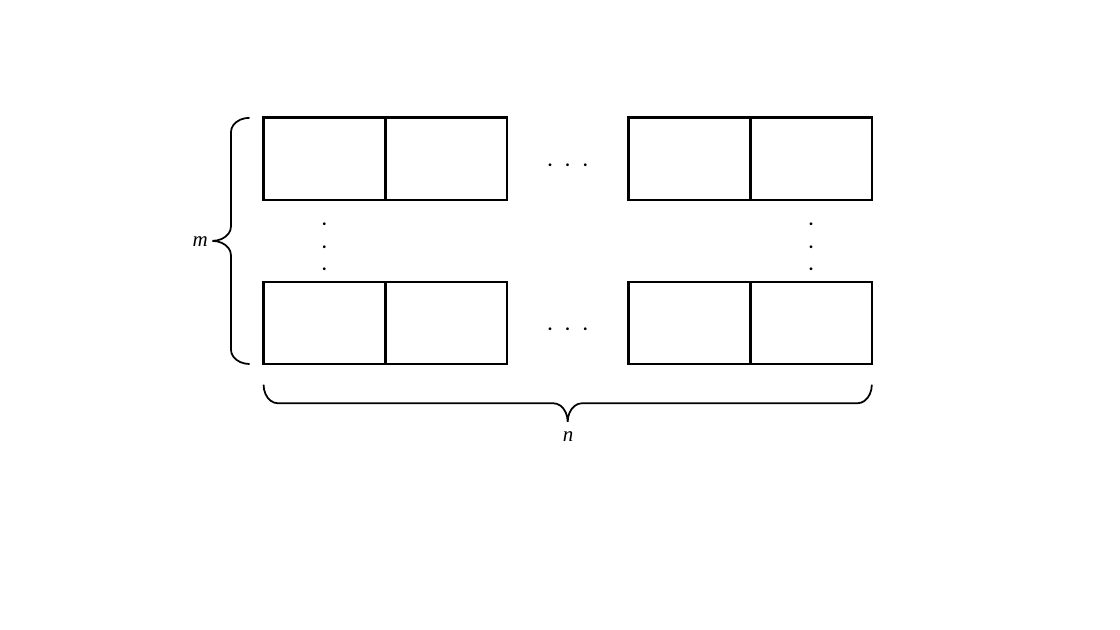
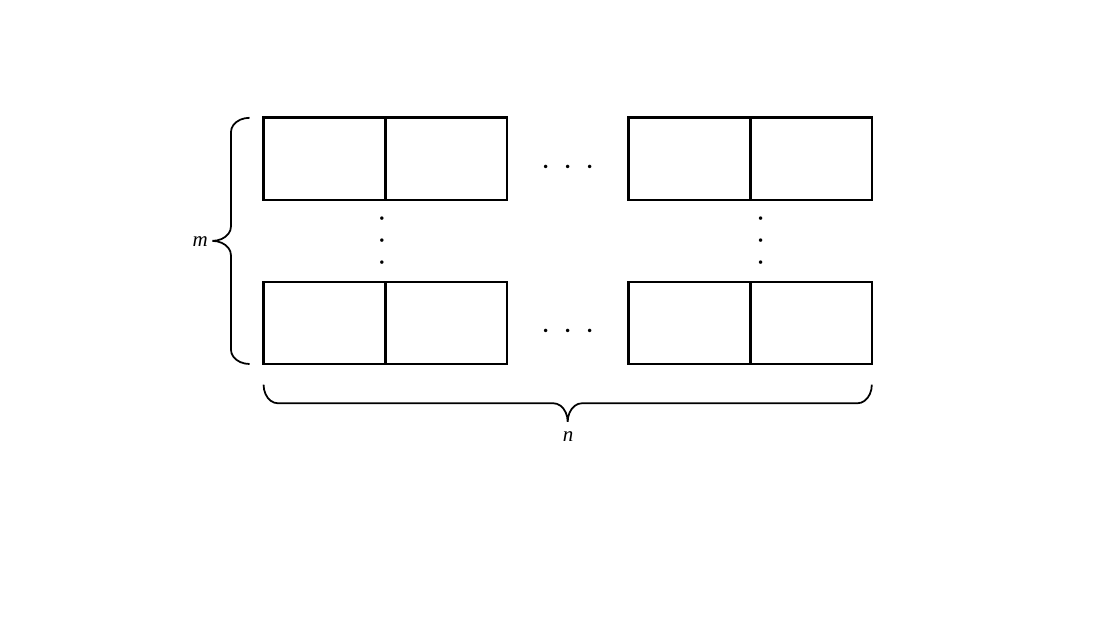
Before and after one commit to ktchu/Math-Puzzle-Web, a slide deck: slide 3 of puzzles/figures/6pVn3BbaY2SPB5LzpwF4ko.pptx. Drawn at 1120x630 pixels with LibreOffice and Linux fonts; fonts in the diff are those of the drawing. Boxes give left, top, right and bottom in pixels: in the first picture for what was removed or moved away, otherwise in the second. Text is boxed around its words. In the diff, an @@ line names an element or a change of style, - is before the commit and + after.

Commit message:
Add figures for "Rectangles Everywhere!" puzzle.

```diff
--- a/puzzles/figures/6pVn3BbaY2SPB5LzpwF4ko.pptx
+++ b/puzzles/figures/6pVn3BbaY2SPB5LzpwF4ko.pptx
@@ text ". . ." at [507, 140, 628, 177]: size 16 to 20 pt @@
@@ text ". . ." at [371, 180, 408, 302]: rotation 0 to 90 degrees @@
@@ text at [371, 180, 408, 302]: text changed; size 16 to 20 pt @@
-.
-.
-.
+. . .
@@ text at [751, 180, 788, 302]: text changed; size 16 to 20 pt @@
-.
-.
-.
+. . .
@@ text ". . ." at [751, 180, 788, 302]: rotation 0 to 90 degrees @@
@@ text ". . ." at [507, 305, 628, 342]: size 16 to 20 pt @@
```
